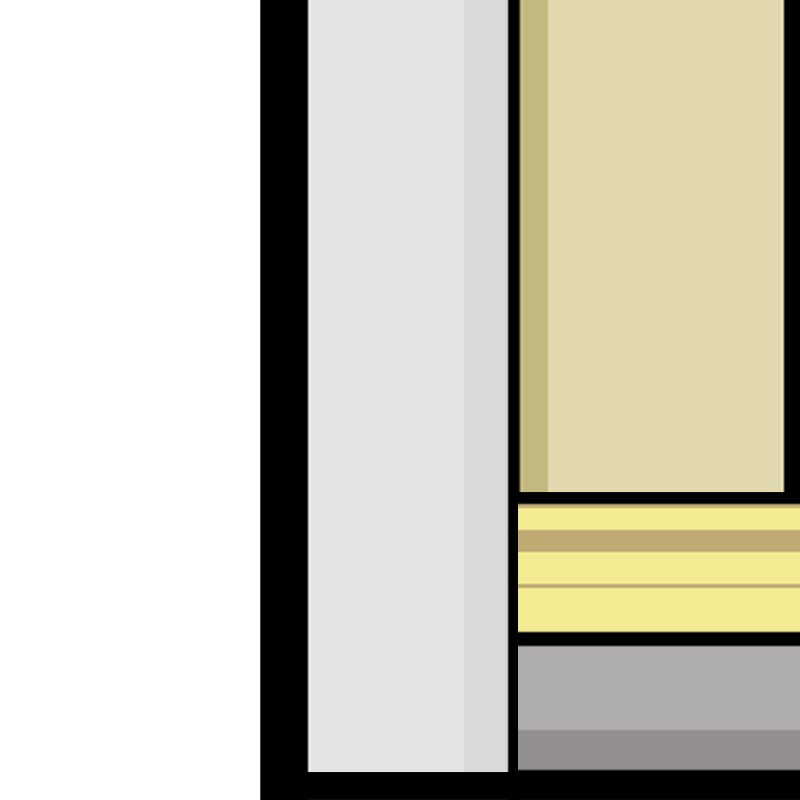
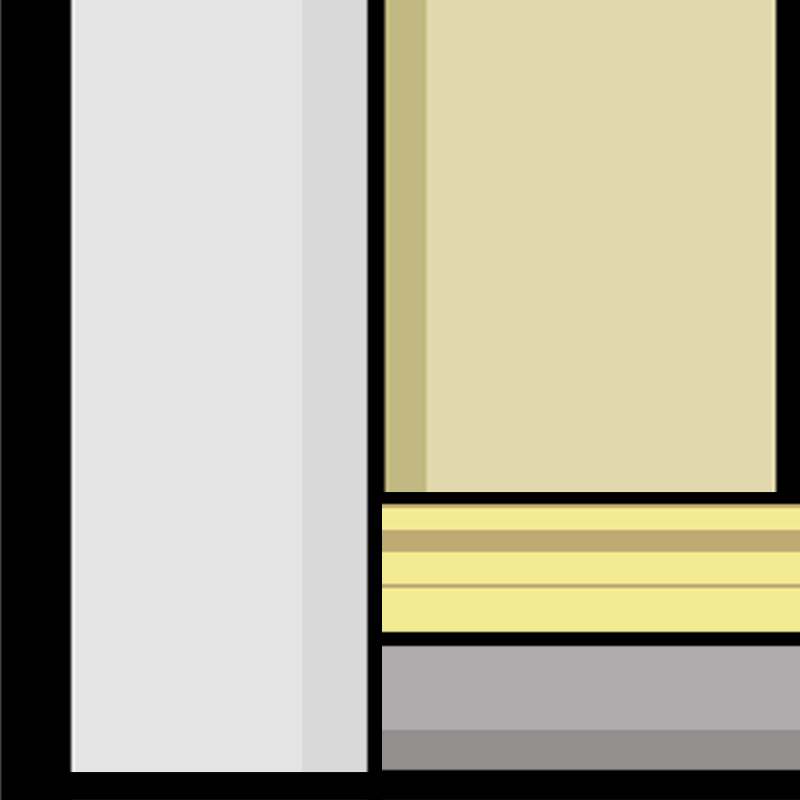
Revision of a layered w=800, h=800 image; what changed, layer by layer:
painted on "Layer 3" over 382, 492, 518, 800
painted on "Layer 1" over 47, 772, 518, 800
painted on "Layer 0" over 0, 0, 785, 800
